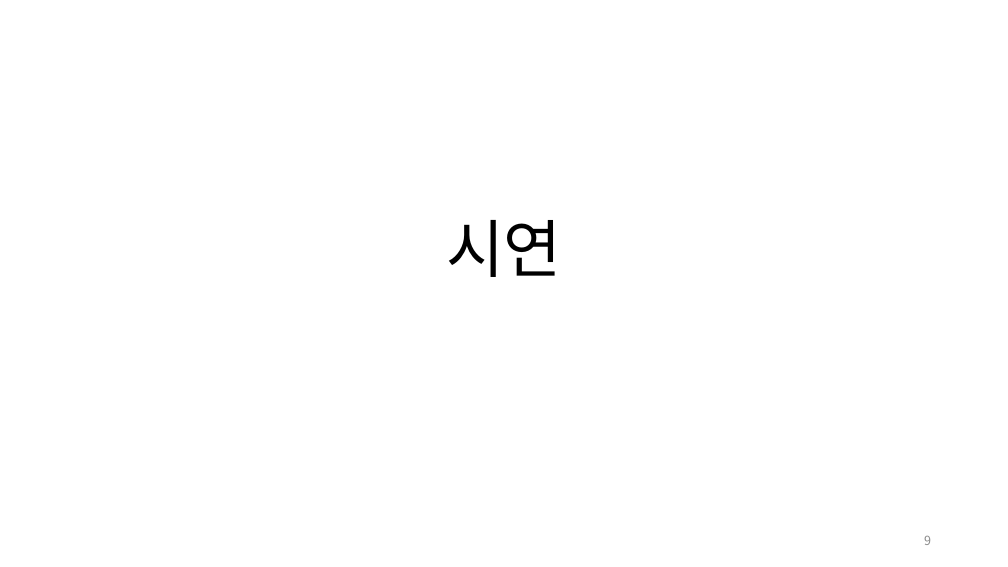
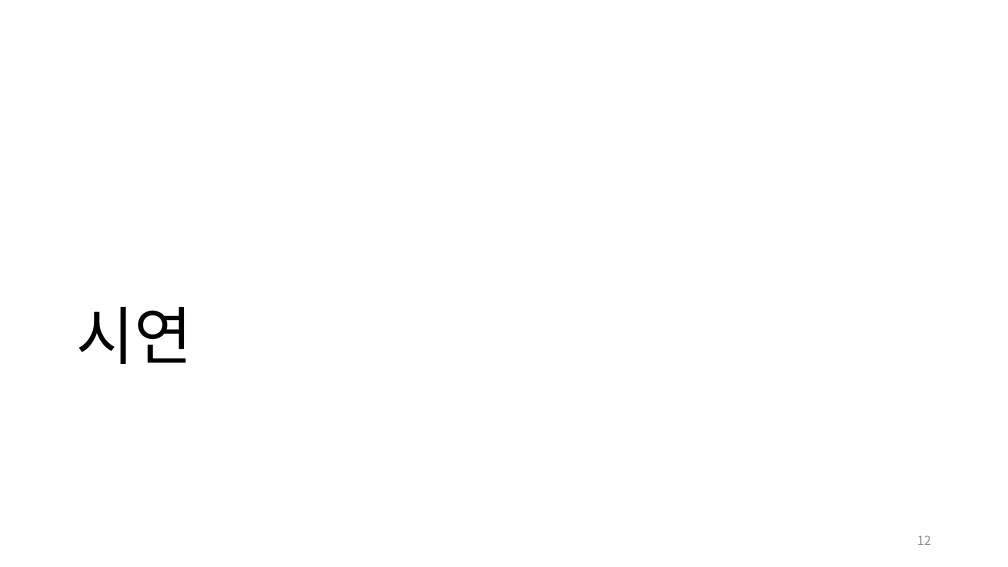
Before and after one commit to pknu-wap/Dogs-SONAR, a slide deck: slide 12 of others/presentation.pptx (slide 9 before the commit). Drawn at 1008x567 pixels with LibreOffice and Linux fonts; fonts in the diff are those of the drawing. Boxes give left, top, right and bottom in pixels: in the first picture for what was removed or moved away, otherwise in the second. Text is boxed around its words. In the diff, an @@ line names an element or a change of style, - is before the commit and + after.

```diff
--- a/others/presentation.pptx
+++ b/others/presentation.pptx
@@ title "시연": place and size @@
-title "시연" at box(446, 220, 562, 277)
+title "시연" at box(76, 307, 192, 364)
@@ title "시연" at box(76, 307, 192, 364): alignment centre to left @@
@@ page number at box(917, 536, 931, 545): text changed @@
-9
+12
```
Also in this commit, not shown: 5 other slides changed, 3 slides added.
